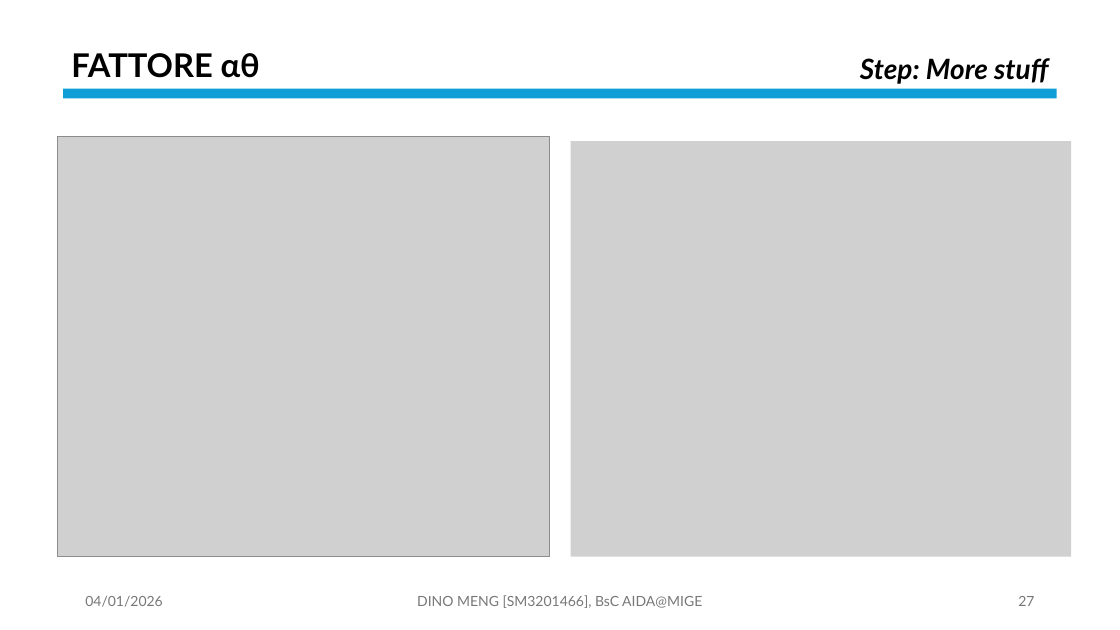
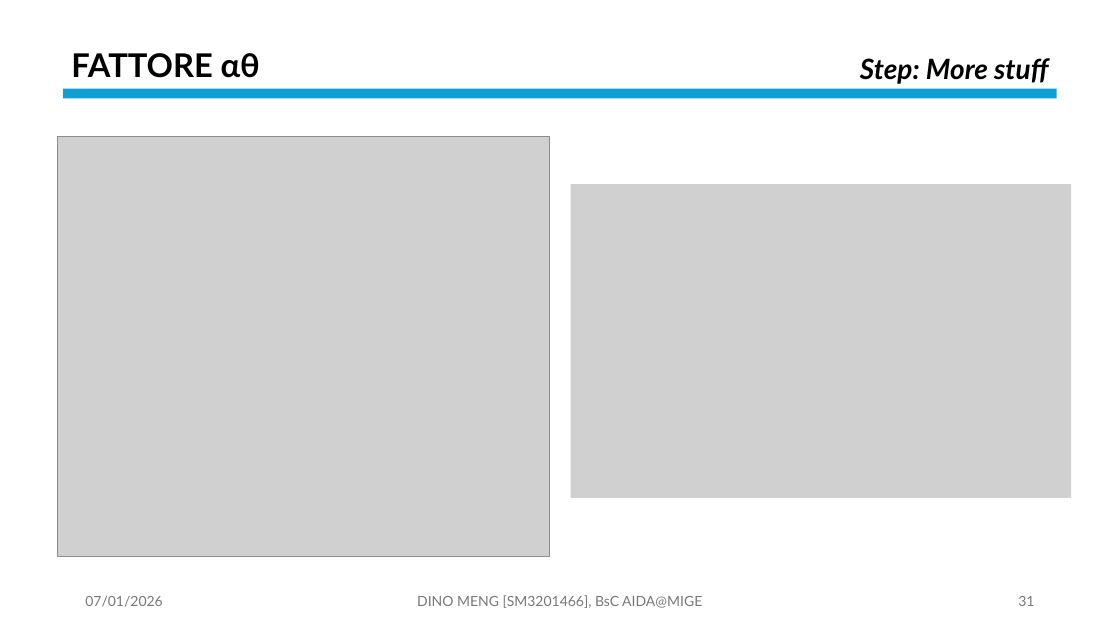
Before and after one commit to OdinMeng/AIDA-UNIVERSITY-NOTES-2025-2026, a slide deck: slide 31 of Complex Systems/project/PresentationPROJECTSM3201466.pptx (slide 27 before the commit). Drawn at 1120x630 pixels with LibreOffice and Linux fonts; fonts in the diff are those of the drawing; grey boxes stand for pictures. Boxes give left, top, right and bottom in pixels: in the first picture for what was removed or moved away, otherwise in the second. Text is boxed around its words. In the diff, an @@ line names an element or a change of style, - is before the commit and + after.

```diff
--- a/Complex Systems/project/PresentationPROJECTSM3201466.pptx
+++ b/Complex Systems/project/PresentationPROJECTSM3201466.pptx
@@ picture: place and size @@
-picture at <box>571,141,1071,557</box>
+picture at <box>571,184,1071,498</box>
@@ text at <box>85,596,162,607</box>: text changed @@
-04/01/2026
+07/01/2026
@@ page number at <box>1018,596,1034,606</box>: text changed @@
-27
+31
```
Also in this commit, not shown: 28 other slides changed, 9 slides added, 7 other files.
